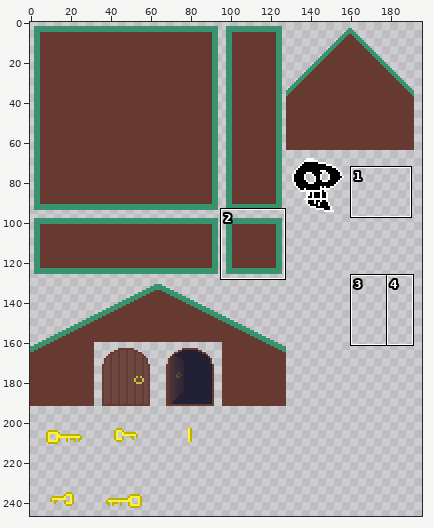
One commit to this sprite sheet: Assets/tilemap.png. The first picture is a wide view before the edit; the outline marks the close-up.
Close-up. As it was:
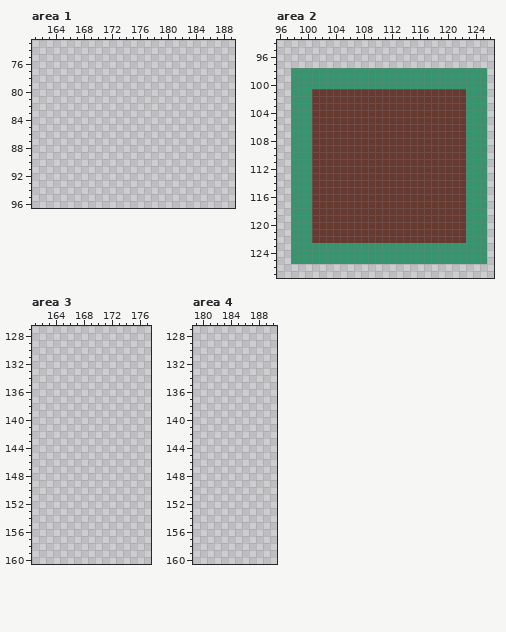
The file is 320x320 pixels. Colours within 5 levels of each other are drawn and written as one. Shown: area 1: x 161..189, y 73..96; area 2: x 96..126, y 94..127; area 3: x 161..177, y 127..160; area 4: x 179..190, y 127..160. The wide view leaves out empty margins. The commit also changed other parts of the picture, which this record leaves out.
New version:
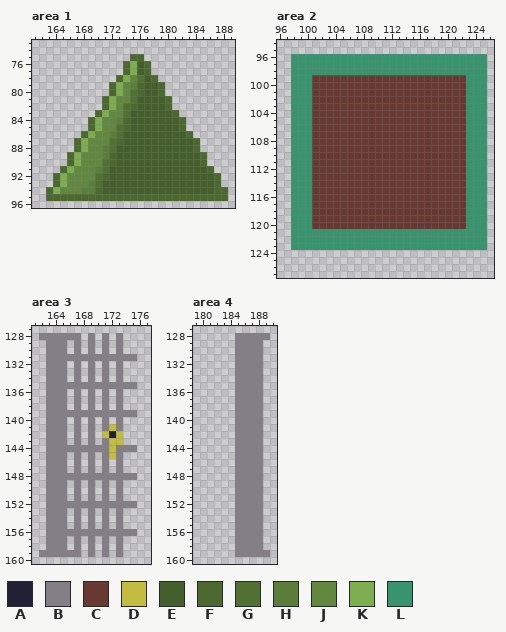
Palette (. is transparent): A #222034  B #847e87  C #663931  D #c2bd41  E #445f2b  F #4b692f  G #517133  H #5b7e3a  J #62883f  K #7cad4e  L #37946e
Edits made:
Area 1:
y 75: x 175..176 .. -> FF
y 76..77: x 174..177 .... -> FKEF
y 78: x 173..178 ...... -> FKJGEF
y 79: x 172..179 ........ -> FKJHFEEF
y 80: x 172..179 ........ -> FKJGFEEF
y 81: x 171..180 .......... -> FKJJGEEEEF
y 82: x 171..180 .......... -> FKJGFEEEEF
y 83: x 170..181 ............ -> FKJJGEEEEEEF
y 84: x 169..182 .............. -> FKJJHFEEEEEEEF
y 85: x 169..182 .............. -> FKJJGFEEEEEEEF
y 86: x 168..183 ................ -> FKJJHGEEEEEEEEEF
y 87: x 167..184 .................. -> FKJJJGFEEEEEEEEEEF
y 88: x 167..184 .................. -> FKJJHGEEEEEEEEEEEF
y 89: x 166..185 .................... -> FKJJJHFEEEEEEEEEEEEF
y 90: x 166..185 .................... -> FKJJJGFEEEEEEEEEEEEF
y 91: x 165..186 ...................... -> FKJJJHGEEEEEEEEEEEEEEF
y 92: x 164..187 ........................ -> FKJJJJGFEEEEEEEEEEEEEEEF
y 93: x 164..187 ........................ -> FKJJJHGEEEEEEEEEEEEEEEEF
y 94: x 163..188 .......................... -> FKJJJHHFEEEEEEEEEEEEEEEEFF
y 95: x 163..188 .......................... -> FFFFFFFFFFFFFFFFFFFFFFFFFF
Area 2:
y 96..97: x 98..125 ............................ -> LLLLLLLLLLLLLLLLLLLLLLLLLLLL
y 99..100: x 101..122 LLLLLLLLLLLLLLLLLLLLLL -> CCCCCCCCCCCCCCCCCCCCCC
y 121..122: x 101..122 CCCCCCCCCCCCCCCCCCCCCC -> LLLLLLLLLLLLLLLLLLLLLL
y 124..125: x 98..125 LLLLLLLLLLLLLLLLLLLLLLLLLLLL -> ............................
Area 3:
y 128: x 162..167 ...... -> BBBBBB; x 169 . -> B; x 171 . -> B; x 173 . -> B
y 129..130: x 163..165 ... -> BBB; x 167 . -> B; x 169 . -> B; x 171 . -> B; x 173 . -> B
y 131: x 163..175 ............. -> BBBBBBBBBBBBB
y 132..134: x 163..165 ... -> BBB; x 167 . -> B; x 169 . -> B; x 171 . -> B; x 173 . -> B
y 135: x 163..175 ............. -> BBBBBBBBBBBBB
y 136..138: x 163..165 ... -> BBB; x 167 . -> B; x 169 . -> B; x 171 . -> B; x 173 . -> B
y 139: x 163..175 ............. -> BBBBBBBBBBBBB
y 140: x 163..165 ... -> BBB; x 167 . -> B; x 169 . -> B; x 171 . -> B; x 173 . -> B
y 141: x 163..165 ... -> BBB; x 167 . -> B; x 169 . -> B; x 171..173 ... -> BDB
y 142: x 163..165 ... -> BBB; x 167 . -> B; x 169 . -> B; x 171..173 ... -> DAD
y 143: x 163..165 ... -> BBB; x 167 . -> B; x 169 . -> B; x 171..173 ... -> BDD
y 144: x 163..175 ............. -> BBBBBBBBBDBBB
y 145: x 163..165 ... -> BBB; x 167 . -> B; x 169 . -> B; x 171..173 ... -> BDB
y 146..147: x 163..165 ... -> BBB; x 167 . -> B; x 169 . -> B; x 171 . -> B; x 173 . -> B
y 148: x 163..175 ............. -> BBBBBBBBBBBBB
y 149..151: x 163..165 ... -> BBB; x 167 . -> B; x 169 . -> B; x 171 . -> B; x 173 . -> B
y 152: x 163..175 ............. -> BBBBBBBBBBBBB
y 153..155: x 163..165 ... -> BBB; x 167 . -> B; x 169 . -> B; x 171 . -> B; x 173 . -> B
y 156: x 163..175 ............. -> BBBBBBBBBBBBB
y 157..158: x 163..165 ... -> BBB; x 167 . -> B; x 169 . -> B; x 171 . -> B; x 173 . -> B
y 159: x 162..167 ...... -> BBBBBB; x 169 . -> B; x 171 . -> B; x 173 . -> B
Area 4:
y 128: x 185..189 ..... -> BBBBB
y 129..158: x 185..188 .... -> BBBB
y 159: x 185..189 ..... -> BBBBB
